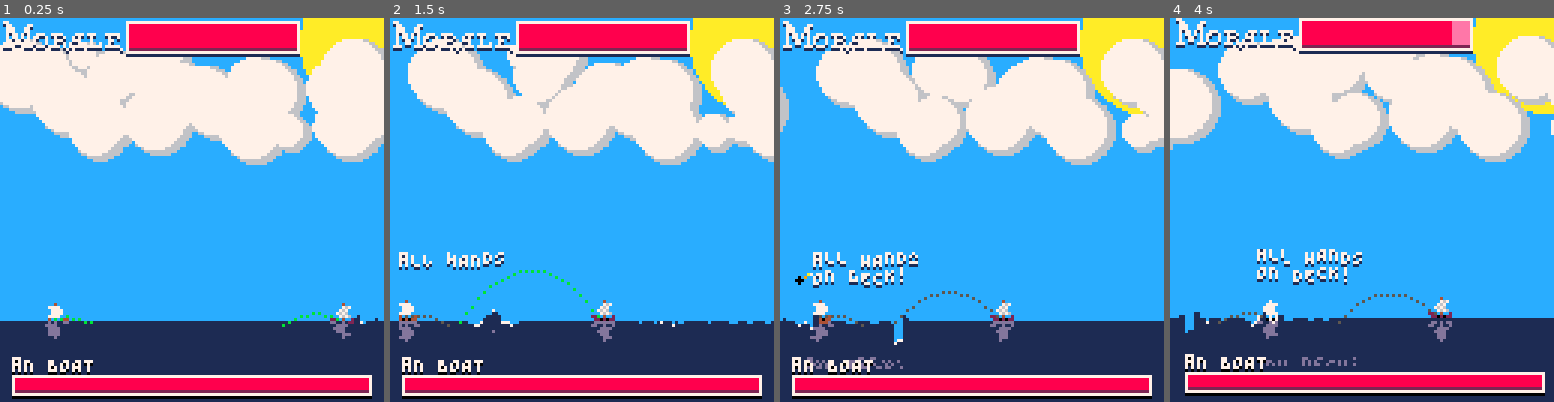
Above: before the commit, frames 1-4 (left to right).
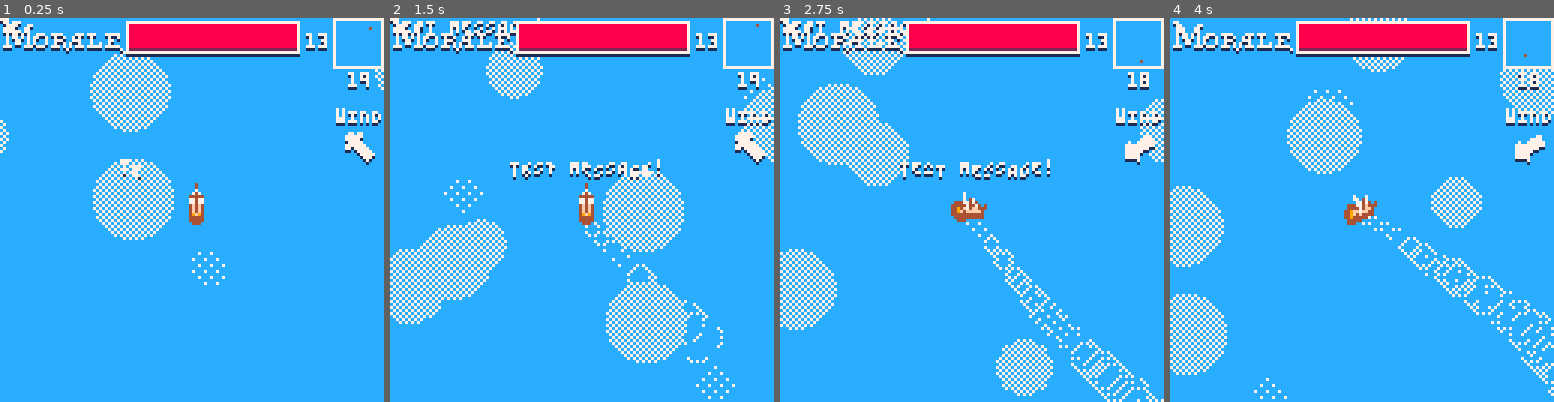
Above: after the commit, the same moments.

Repository: GibletsofJesus/Pico-Pirates
Game: PICO-8 cartridge pico_pirates.p8
Two runs of this game, one before a commit and one after it. Both use one fixed random seed, a clock stepped at 60 frames per second and the inputs below.
Inputs:
- Up to frame 1 (0.25 s): no input
- Up to frame 2 (1.5 s): tap X (X key) at 0.33, 1.07 s; tap O (Z key) at 0.7 s
- Up to frame 3 (2.75 s): hold Right 1.6-2.1 s; tap O (Z key) at 1.7, 2.1, 2.5 s; tap X (X key) at 1.85 s; hold Up 2.15-2.42 s; hold Right from 2.47 s (still down)
- Up to frame 4 (4 s): tap O (Z key) at 2.9, 3.3, 3.7 s; tap X (X key) at 2.97 s; release Right at 3.03 s; hold Left 3.08-3.58 s; hold Down 3.63-3.97 s

The runs differ from the first frame. In frame 1, 47% of the frame differs, in the area x 0-100%, y 0-100%; in frame 2, 51%; in frame 3, 49%; in frame 4, 52%.

Commit message:
r8 shit comiit

Diff:
--- a/pico_pirates.p8
+++ b/pico_pirates.p8
@@ -6,7 +6,7 @@
 --	remaining tokens:	 274
 -- 21 func ___name instances = 63 tokens that acn be reallocated
 
-state,nextState,st_t=3,1,5
+state,nextState,st_t=1,1,5
 --0 splash screen
 --1 top down exploration
 --2 screen transition
@@ -136,6 +136,7 @@
 			if (abs(boat.x) < 64 and abs(boat.y) < 64) state,nextState,st_t=2,3,0
 		end
 		boat.draw(boat) 	--60% CPU usage
+		boat_text(flr(boat.x-24),flr(boat.y-16))
 		if drawClouds then
 			for c in all(clouds) do
 				c.draw(c)
@@ -154,7 +155,7 @@
 		--print_u("wx: "..cellwindx,camx+64,camy+48)
 		--print_u("wx: "..cellwindy,camx+64,camy+56)
 		if (mapPos<127) draw_map()
-	elseif state==2 then
+		elseif state==2 then
 		if st_t>0 and st_t<.8 then
 			st_horizbars_out()
 		end
@@ -203,7 +204,7 @@
 	  _circfill(124,8,24,10)
 
 		--will be writing to screen + spritesheet here
-		boat_text(boat_message)
+		boat_text(comb_boat.x,comb_boat.y-16)
 
 	  for c in all(comb_objs) do
 	 	 c.draw(c)
@@ -1341,23 +1342,23 @@
 
 boat_message,txt_timer="tEST MESSAGE!",0
 
-function boat_text(s)
+function boat_text(x0,y0)
 	txt_timer+=.33
-	if txt_timer>0 and txt_timer<#s+15 then
-
-		print_u(sub(s,0,txt_timer),0,0)
+	if txt_timer>0 and txt_timer<#boat_message+15 then
+
+		print_u(sub(boat_message,0,txt_timer),camx,camy)
 		memcpy(0x1d00,0x6000,768)
 		rectfill(0,0,64,12,12)
 		local _y=0
-		if (sub(s,#s,#s)==' ') _y=6
+		if (sub(boat_message,#boat_message,#boat_message)==' ') _y=6
+		palt(12,true)
 		for y=0,_y,6 do
 		 for x=0,80,2 do
-		 	wiggle=sin(t()+(x/#s))
-		 	sspr(x,116+y,2,6,comb_boat.x+x,flr(comb_boat.y)-16+y+wiggle)
+		 	sspr(x,116+y,2,6,x0+x,y0+y+sin(t()+(x/#boat_message)))
 		 end
 		end
 	end
-	if txt_timer>#s+45 then
+	if txt_timer>#boat_message+45 then
 		txt_timer=0
 		boat_message="cOME ON THEN PAL,\nSQUARE TAE GO LIKE "
 		if morale<70 then
